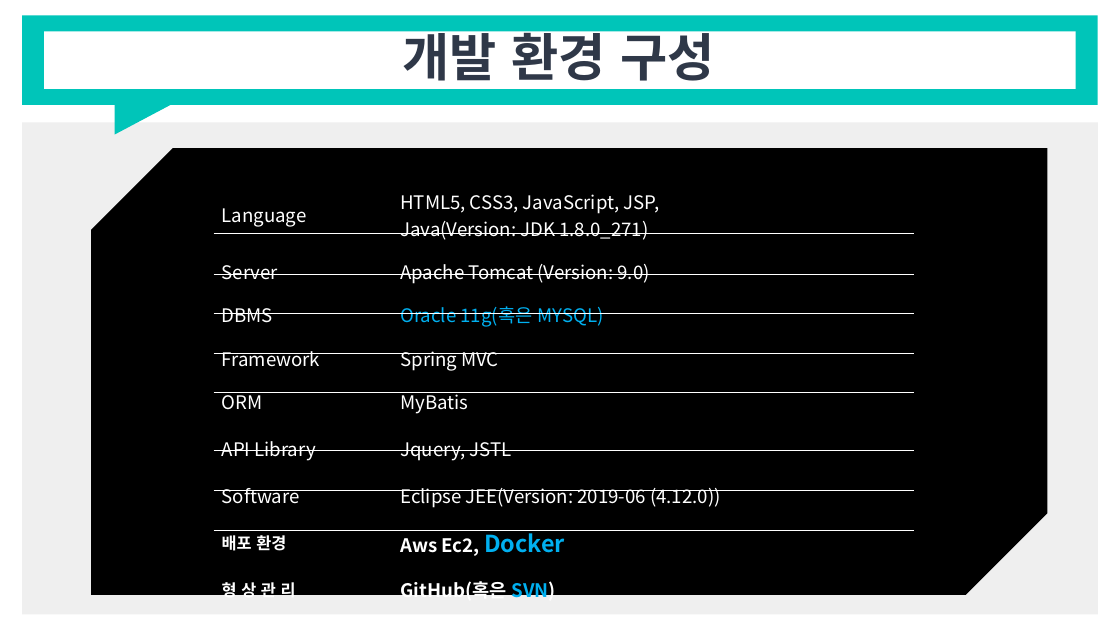
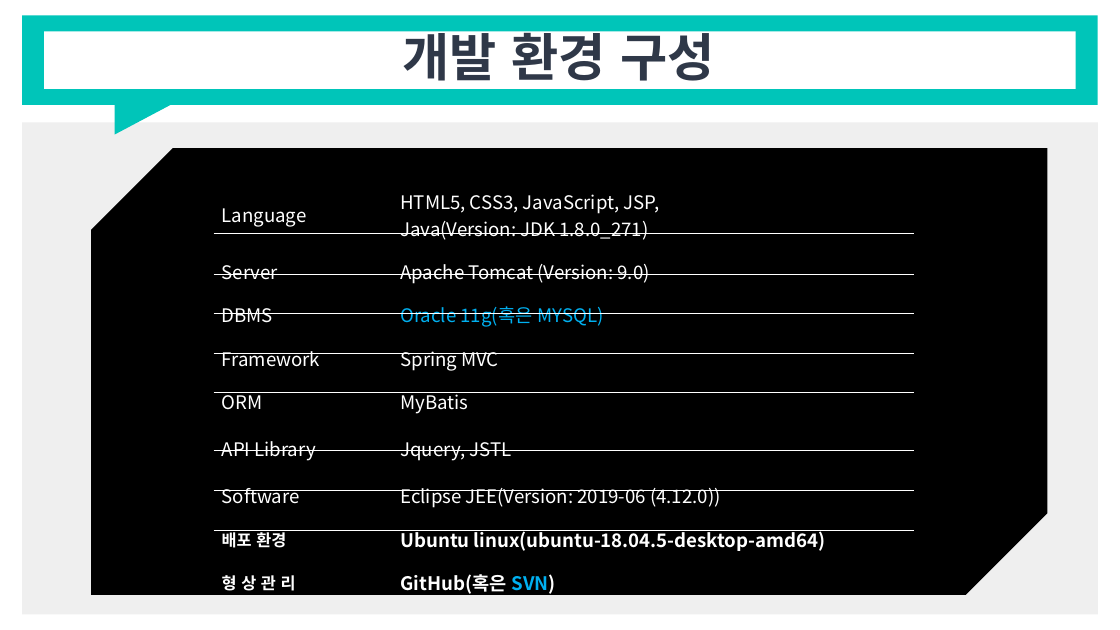
Before and after one commit to RealWarm/Common_Document, a slide deck: slide 8 of 온종일_돌봄/2주차/정훈_산출물_2주차.pptx. Drawn at 1120x630 pixels with LibreOffice and Linux fonts; fonts in the diff are those of the drawing. Boxes give left, top, right and bottom in pixels: in the first picture for what was removed or moved away, otherwise in the second. Text is boxed around its words. In the diff, an @@ line names an element or a change of style, - is before the commit and + after.

```diff
--- a/온종일_돌봄/2주차/정훈_산출물_2주차.pptx
+++ b/온종일_돌봄/2주차/정훈_산출물_2주차.pptx
@@ table at [213,180,948,600] @@
-row 8, column 2: Aws Ec2, Docker
+row 8, column 2: Ubuntu linux(ubuntu-18.04.5-desktop-amd64)
```
Also in this commit, not shown: 3 other slides changed, 12 other files.
